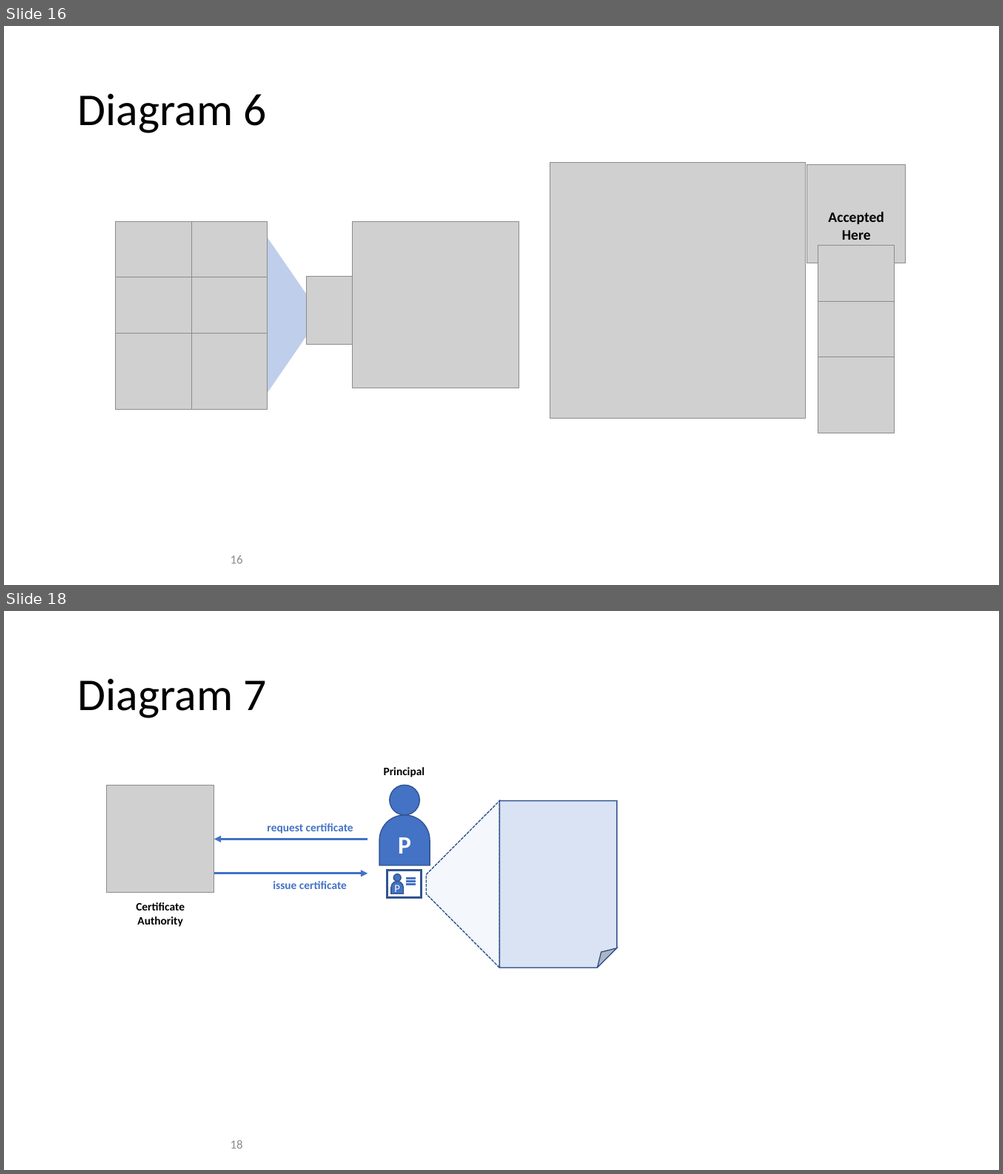
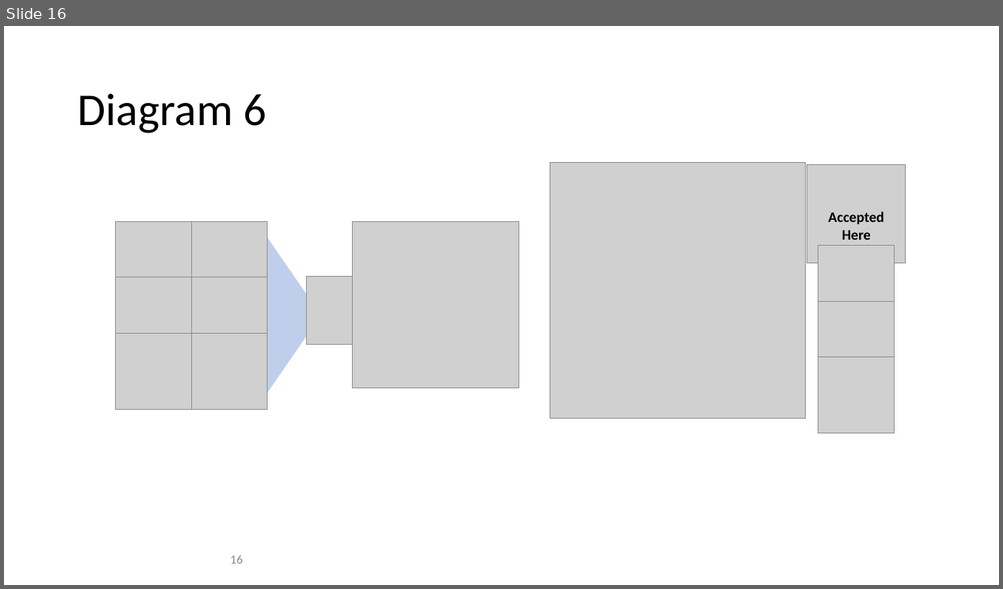
Before and after one commit to FabricTOC/FabricTOC, a slide deck: docs/OtherSourceMaterial/Diagrams.pptx. Shown one above the other, each under a label of ours: slides 16 and 18 before the commit, slide 16 after it; the slides between them are not shown. The pictures are 1003x1174 and 1003x589 pixels, drawn with LibreOffice and Linux fonts; fonts in the diff are those of the drawing; grey boxes stand for pictures. Boxes give left, top, right and bottom in pixels: in the first picture for what was removed or moved away, otherwise in the second. Text is boxed around its words. In the diff, an @@ line names an element or a change of style, - is before the commit and + after.

```diff
--- a/docs/OtherSourceMaterial/Diagrams.pptx
+++ b/docs/OtherSourceMaterial/Diagrams.pptx
@@ slide 18 removed at (4,611,999,1170), background #FFFFFF @@
@@ title removed at (78,678,266,718) @@
-Diagram 7
@@ picture removed at (106,786,213,893) @@
@@ text removed at (384,767,425,777) @@
-Principal
@@ ellipse removed at (390,785,420,815) @@
@@ trapezoid removed at (427,800,499,968) @@
@@ folded corner removed at (499,801,617,968) @@
@@ text removed at (267,823,353,834) @@
-request certificate
@@ round same rect removed at (379,815,430,866) @@
-P
@@ arrow removed from (367, 840) to (214, 840) @@
@@ arrow removed from (214, 874) to (367, 874) @@
@@ text removed at (273,881,347,889) @@
-issue certificate
@@ group removed at (387,870,421,897): 3 lines, 1 rectangle, 1 ellipse, 1 round same rect @@
-P
@@ text removed at (136,903,185,927) @@
-Certificate
-Authority
@@ page number removed at (230,1140,243,1149) @@
-18
```
Also in this commit, not shown: 1 slide changed, 1 slide added, 2 other files.
